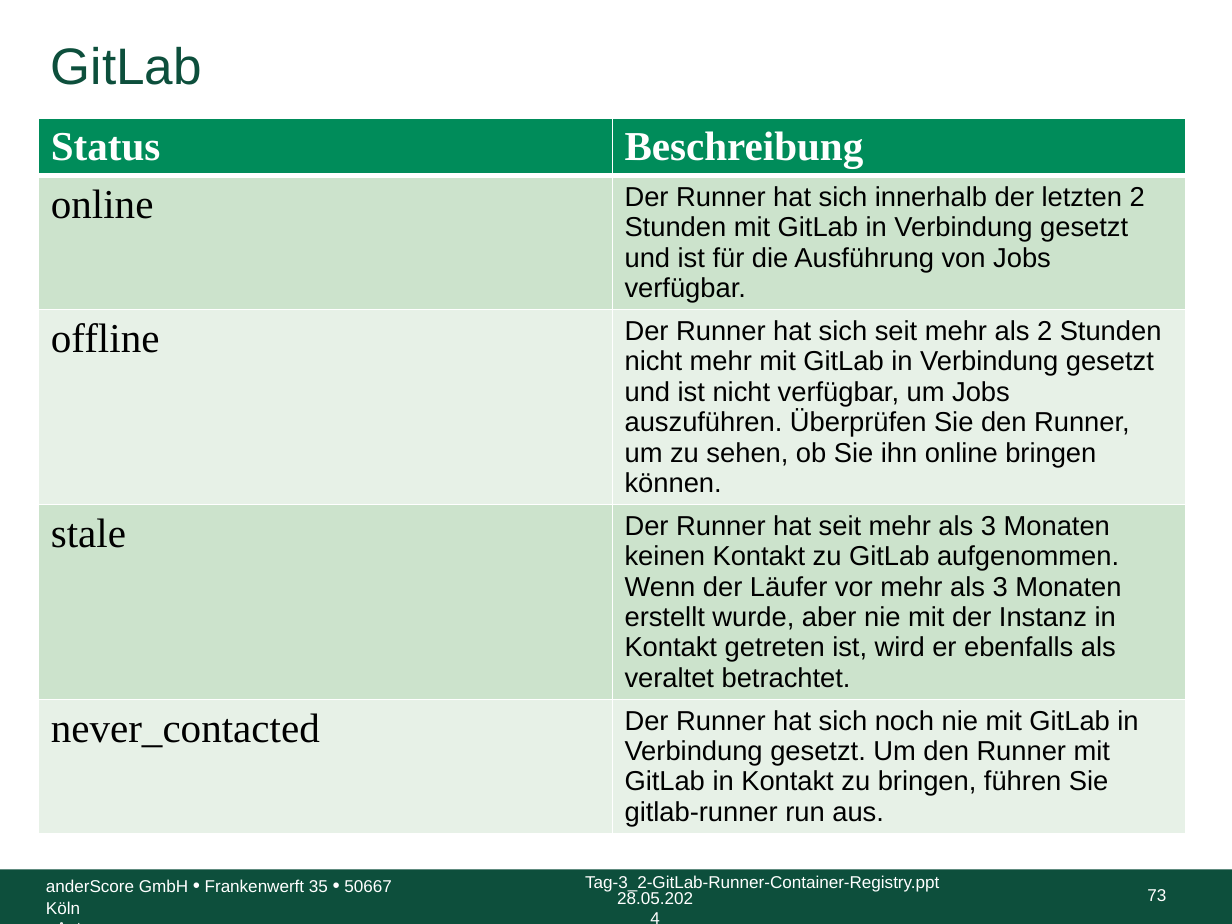
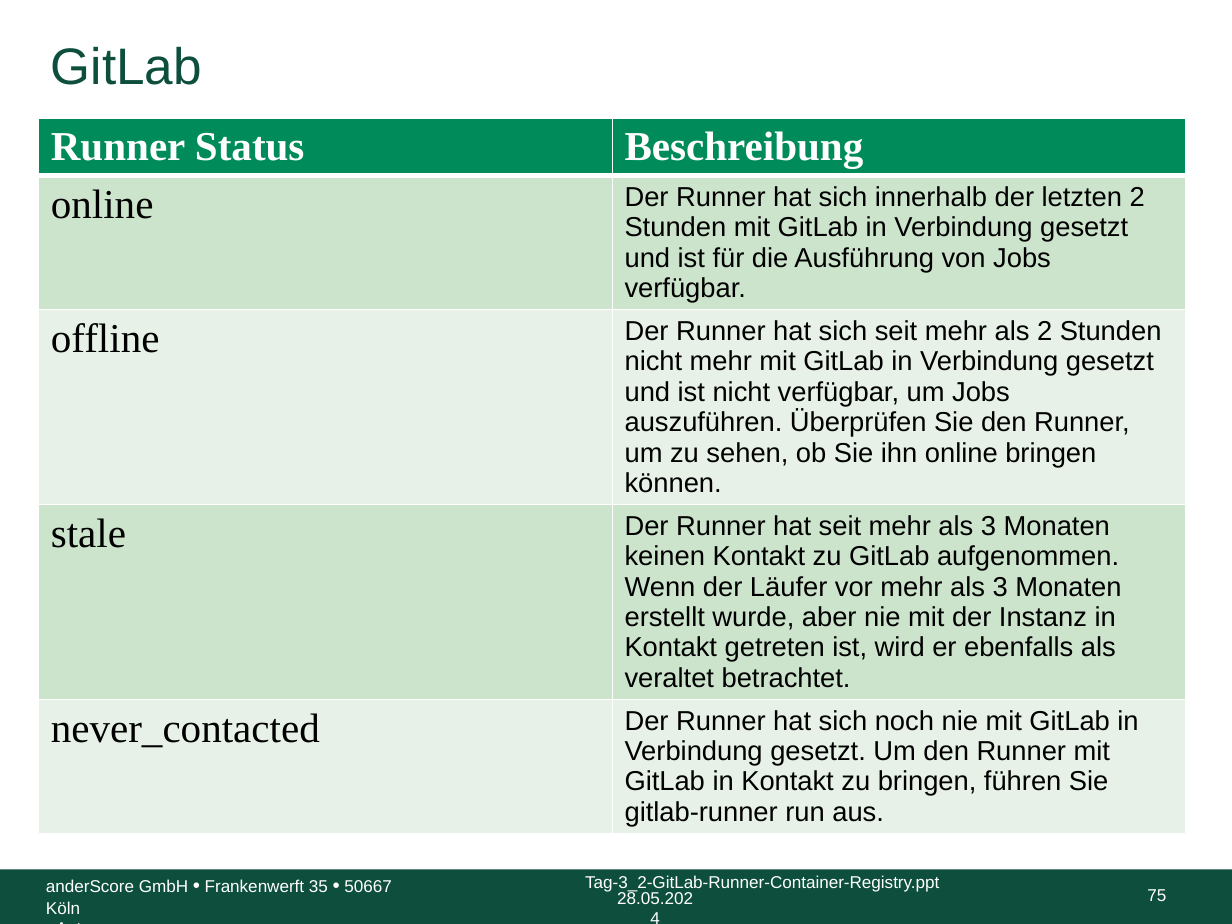
Before and after one commit to anderscore-gmbh/gitlab, a slide deck: slide 75 of slides/Tag-3_2-GitLab-Runner-Container-Registry.pptx (slide 73 before the commit). Drawn at 1232x924 pixels with LibreOffice and Linux fonts; fonts in the diff are those of the drawing; background and template pictures are left out. Boxes give left, top, right and bottom in pixels: in the first picture for what was removed or moved away, otherwise in the second. Text is boxed around its words. In the diff, an @@ line names an element or a change of style, - is before the commit and + after.

```diff
--- a/slides/Tag-3_2-GitLab-Runner-Container-Registry.pptx
+++ b/slides/Tag-3_2-GitLab-Runner-Container-Registry.pptx
@@ table at (38,118,1186,875) @@
-row 1, column 1: Status
+row 1, column 1: Runner Status
@@ page number at (1147,889,1166,901): text changed @@
-73
+75
```
Also in this commit, not shown: 2 slides added.
